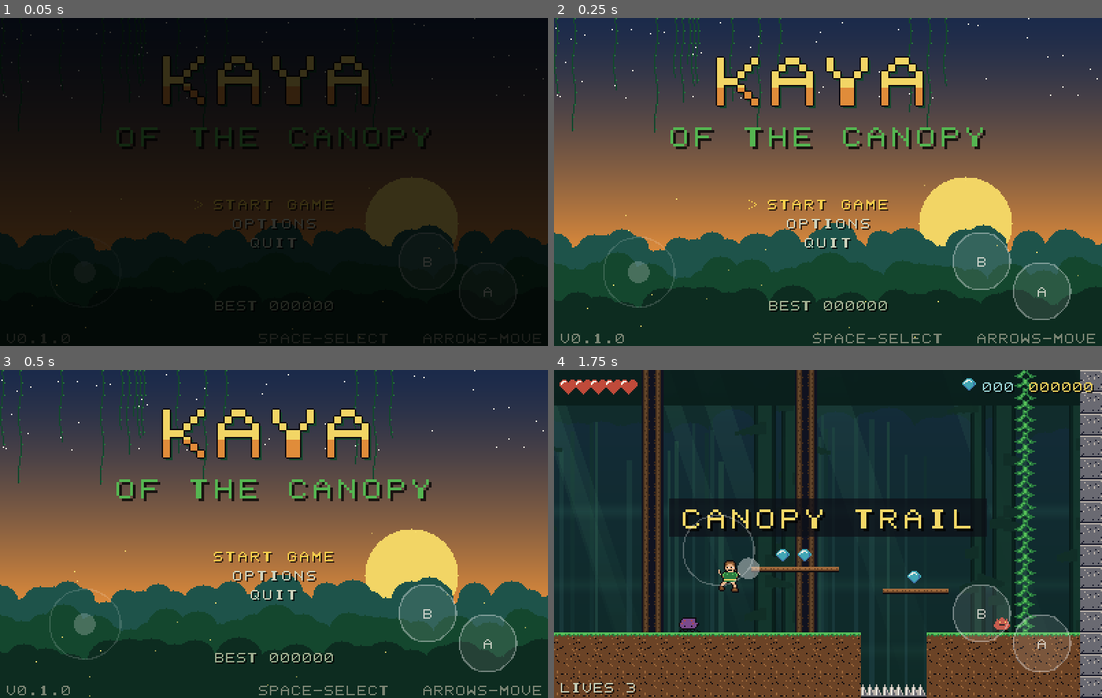
Above: before the commit, frames 1-4 (two rows, left to right).
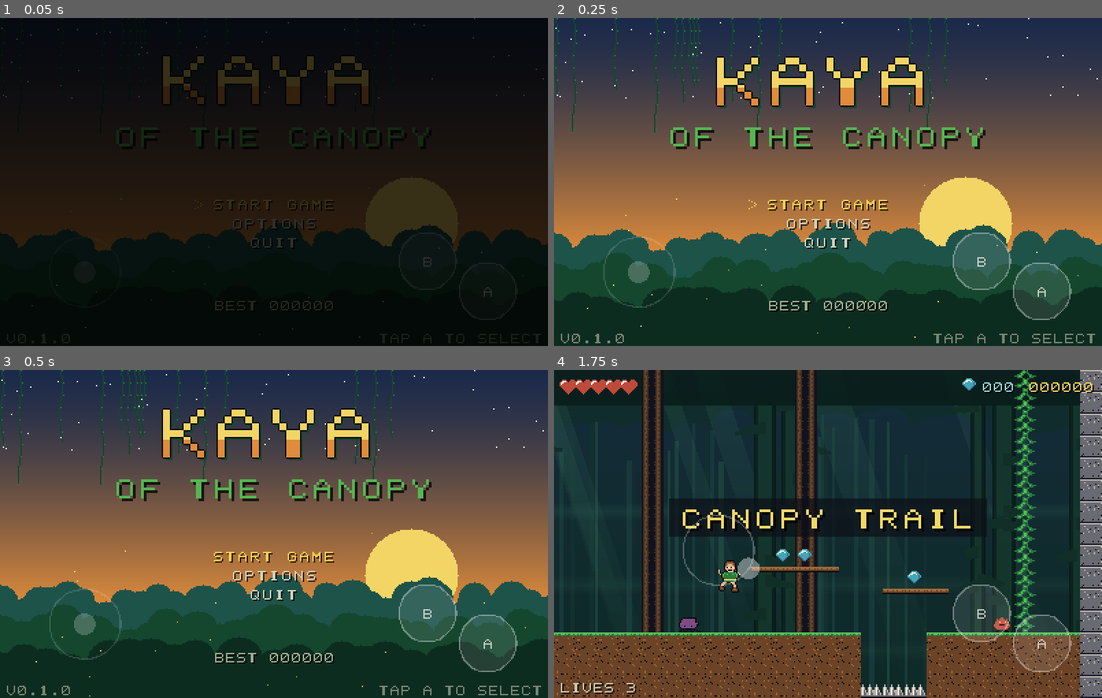
Above: after the commit, the same moments.

Repository: chhx80/kaya_of_the_canopy
Game: Godot game, scene res://src/core/main.tscn
Two runs of this game, one before a commit and one after it. Both use one fixed random seed, a clock stepped at 60 frames per second and the inputs below.
Inputs (mouse positions are in pixels of both pictures, inside the frame that each line leads up to):
- Up to frame 1 (0.05 s): no input
- Up to frame 2 (0.25 s): no input
- Up to frame 3 (0.5 s): no input
- Up to frame 4 (1.75 s): tap Enter (attack) at 0.5 s; move the mouse to (948, 517) at 0.52 s; hold Right (move_right) 0.53-1.25 s; hold Enter (attack) 0.53-1.25 s; click (948, 517) at 0.67 s; tap Space (jump) at 0.77, 1.07 s; drag from (718, 550) to (800, 599) at 1.27 s

The runs differ from the first frame. In frame 1, 0.4% of the frame differs, in the area x 47-99%, y 96-100%; in frame 2, 0.4%; in frame 3, 0.4%; in frame 4, nothing differs.

Commit message:
iOS: set team id, fix the signing conflict, verify on simulator
- application/app_store_team_id set to 8XG8GS2HT3.
- code_sign_identity_release was empty, so Godot defaulted it to
  'Apple Distribution' while also enabling automatic signing. Xcode refuses
  that combination outright. Pinned to 'Apple Development' for both configs;
  automatic signing picks the distribution cert itself at archive time.
- export_ios.sh no longer trusts Godot's exit code. Godot attempts an
  xcodebuild archive after writing the project, which needs a certificate in
  the keychain; the script now checks for the .xcodeproj instead and explains
  what to do next.
- Title screen control hint adapts to gamepad / touch / keyboard. The iOS
  screenshot showed 'SPACE-SELECT ARROWS-MOVE' on a phone.

Verified: project compiles clean (BUILD SUCCEEDED) and runs on an iPhone 16
Pro simulator in landscape with the touch overlay auto-enabled. Measured the
pillarbox at 311px each side, which quantifies the thumb-reach trade-off now
documented in docs/shipping.md.

Co-Authored-By: Claude Opus 5 <noreply@anthropic.com>
Claude-Session: https://claude.ai/code/session_015WcgbEBHYkZV6n6ww65axX

Diff:
--- a/src/ui/menus/title_screen.gd
+++ b/src/ui/menus/title_screen.gd
@@ -106,6 +106,12 @@
 		Color(0.65, 0.72, 0.62), 1, 0)
 	PixelFont.draw(self, Vector2(4, Game.SCREEN_H - 10), "V0.1.0",
 		Color(0.5, 0.55, 0.5), 1, 0)
+	# The hint has to match whatever the player is actually holding — a keyboard
+	# hint on a phone is just noise.
 	var hint := "SPACE-SELECT   ARROWS-MOVE"
+	if not Input.get_connected_joypads().is_empty():
+		hint = "A-SELECT   DPAD-MOVE"
+	elif DisplayServer.is_touchscreen_available():
+		hint = "TAP A TO SELECT"
 	PixelFont.draw(self, Vector2(W - 4 - PixelFont.width(hint, 1, 0),
 		Game.SCREEN_H - 10), hint, Color(0.5, 0.55, 0.5), 1, 0)
Not shown, changed: export_presets.cfg
Binary file added: shots/35_ios_simulator.png
Not shown, changed: docs/shipping.md
Not shown, changed: tools/export_ios.sh
